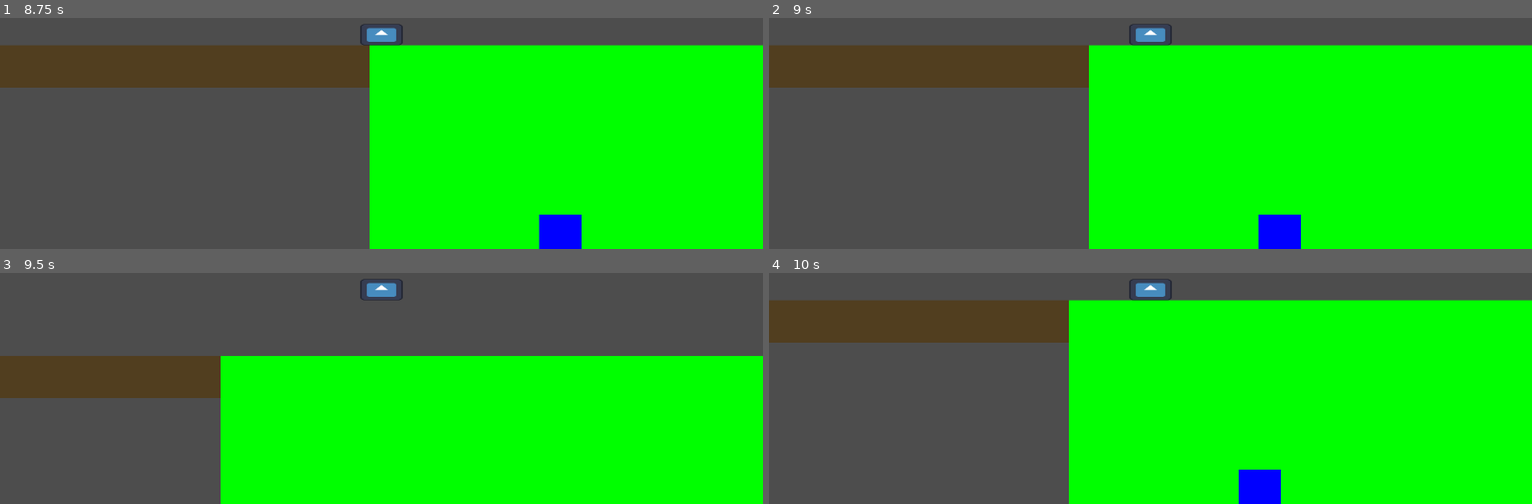
Above: before the commit, frames 1-4 (two rows, left to right).
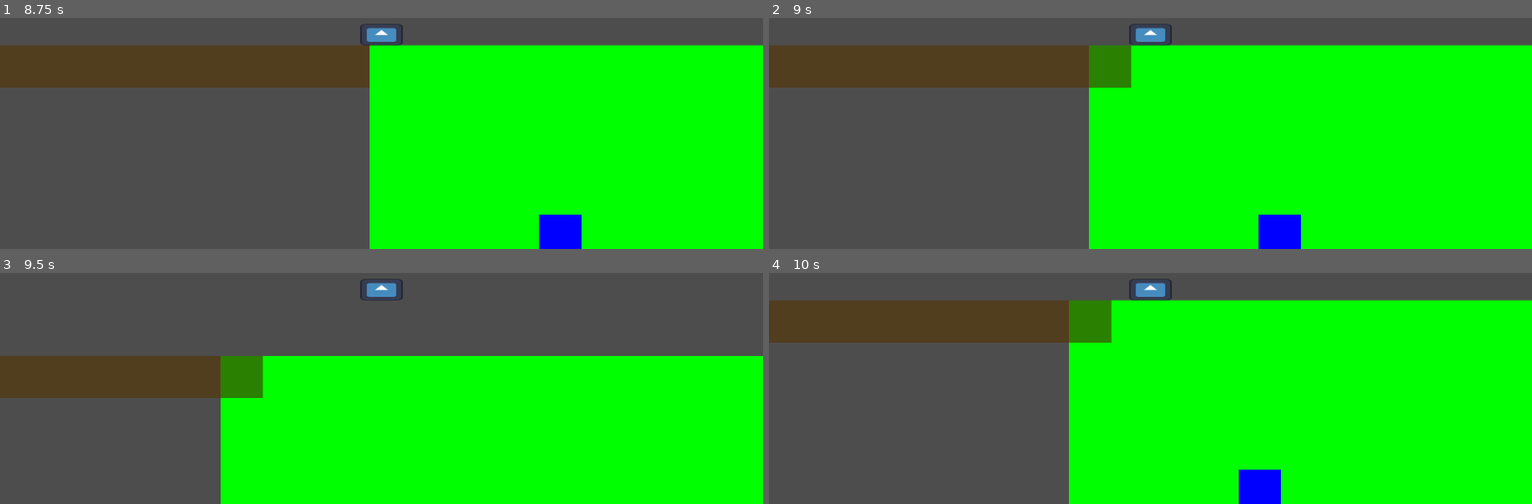
Above: after the commit, the same moments.

Repository: Vryllon/Meow_Miners
Game: Godot game, scene res://Scenes/levels/lobby.tscn
Same seed, same stepped clock (60 frames per second), same inputs: the game is played once before the commit and once after it. The project has no main scene, so this scene is started directly. The engine's default icon, where the game draws it, is replaced by a stand-in: a white triangle on a blue panel in a dark square.
Inputs (mouse positions are in pixels of both pictures, inside the frame that each line leads up to):
- Up to frame 1 (8.75 s): move the mouse to (outside the picture) at 0.52 s; press the mouse at (outside the picture) at 0.53 s; hold Right (move_right) 0.53-2.03 s; tap W (jump) at 0.77, 1.52, 3.02, 3.77, 4.52, 6.02, 6.77, 7.52 s; move the mouse to (228, 57) at 1.27 s; release the mouse at (228, 57) at 1.28 s; click (228, 57) at 1.35 s; move the mouse to (outside the picture) at 2.02 s; press the mouse at (outside the picture) at 2.03 s; hold A (move_left) 2.03-2.78 s; move the mouse to (343, 119) at 2.77 s; release the mouse at (343, 119) at 2.78 s; hold Right (move_right) 2.78-4.28 s; click (343, 119) at 2.85 s; move the mouse to (610, 98) at 3.52 s; press the mouse at (610, 98) at 3.53 s; move the mouse to (outside the picture) at 4.27 s; release the mouse at (outside the picture) at 4.28 s; hold A (move_left) 4.28-5.03 s; click (outside the picture) at 4.35 s; move the mouse to (419, 34) at 5.02 s; press the mouse at (419, 34) at 5.03 s; hold Right (move_right) 5.03-5.78 s; move the mouse to (outside the picture) at 5.77 s; release the mouse at (outside the picture) at 5.78 s; hold A (move_left) 5.78-7.28 s; click (outside the picture) at 5.85 s; move the mouse to (outside the picture) at 6.52 s; press the mouse at (outside the picture) at 6.53 s; move the mouse to (228, 57) at 7.27 s; release the mouse at (228, 57) at 7.28 s; hold Right (move_right) from 7.28 s (still down); click (228, 57) at 7.35 s; move the mouse to (outside the picture) at 8.02 s; press the mouse at (outside the picture) at 8.03 s
- Up to frame 2 (9 s): keep holding Right (move_right); move the mouse to (1112, 119) at 8.77 s; release the mouse at (1112, 119) at 8.78 s; click (1112, 119) at 8.85 s
- Up to frame 3 (9.5 s): keep holding Right (move_right); tap W (jump) at 9.02 s
- Up to frame 4 (10 s): move the mouse to (1379, 353) at 9.52 s; release Right (move_right) at 9.53 s; press the mouse at (1379, 353) at 9.53 s; hold A (move_left) from 9.53 s (still down); tap W (jump) at 9.77 s

Frame 1 is identical in both runs. In frame 2, 1.0% of the frame differs, in the area x 41-48%, y 11-31%; in frame 3, 1.0%; in frame 4, 1.0%, in the area x 39-45%, y 11-31%.

Commit message:
Mining Pixels Now Minable
Added ray cast originating at the player that follows the position of the mouse so when the mouse is clicked the mining_pixel closest to the player that is colliding with that ray is mined

Diff:
--- a/meow-miners/Scenes/Characters/player.tscn
+++ b/meow-miners/Scenes/Characters/player.tscn
@@ -19,3 +19,5 @@
 shape = SubResource("CapsuleShape2D_2m74s")
 
 [node name="Camera2D" type="Camera2D" parent="." unique_id=1853399607]
+
+[node name="RayCast2D" type="RayCast2D" parent="." unique_id=823903933]
--- a/meow-miners/Scripts/Areas/Mining/mining_pixel.gd
+++ b/meow-miners/Scripts/Areas/Mining/mining_pixel.gd
@@ -5,3 +5,6 @@
 		0: $Sprite2D.texture.gradient.colors[0] = Color("Green")
 		1: $Sprite2D.texture.gradient.colors[0] = Color("Blue")
 		_: print_debug("ERROR : Mineral data not found")
+
+func mine() -> void:
+	queue_free()
--- a/meow-miners/Scripts/Characters/player.gd
+++ b/meow-miners/Scripts/Characters/player.gd
@@ -5,7 +5,19 @@
 const JUMP_VELOCITY = -400.0
 
 
+func _input(event: InputEvent) -> void:
+	if event.is_action_pressed("mine"):
+		print_debug("mine")
+		var collision: Object = $RayCast2D.get_collider()
+		if collision && collision.get_name().contains("mining_pixel"):
+			collision.mine()
+
 func _physics_process(delta: float) -> void:
+	handle_move(delta)
+	handle_ray()
+
+# Function that handles movement updates during physics_process
+func handle_move(delta: float) -> void:
 	# Add the gravity.
 	if not is_on_floor():
 		velocity += get_gravity() * delta
@@ -23,3 +35,7 @@
 		velocity.x = move_toward(velocity.x, 0, SPEED)
 
 	move_and_slide()
+
+# Function that handles player to mouse ray during physics_process
+func handle_ray() -> void:
+	$RayCast2D.target_position = get_global_mouse_position() - global_position
--- a/meow-miners/project.godot
+++ b/meow-miners/project.godot
@@ -47,6 +47,11 @@
 , Object(InputEventKey,"resource_local_to_scene":false,"resource_name":"","device":-1,"window_id":0,"alt_pressed":false …(186 unchanged characters)…
 ]
 }
+mine={
+"deadzone": 0.2,
+"events": [Object(InputEventMouseButton,"resource_local_to_scene":false,"resource_name":"","device":-1,"window_id":0,"alt_pressed":false,"shift_pressed":false,"ctrl_pressed":false,"meta_pressed":false,"button_mask":0,"position":Vector2(0, 0),"global_position":Vector2(0, 0),"factor":1.0,"button_index":1,"canceled":false,"pressed":false,"double_click":false,"script":null)
+]
+}
 
 [physics]
 
